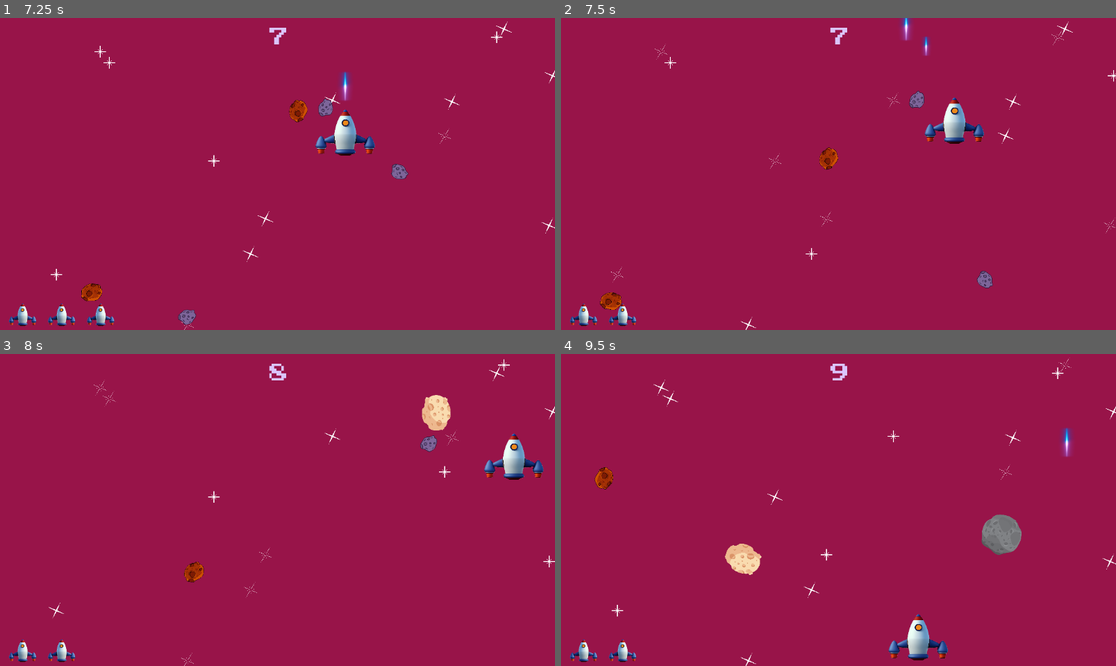
Above: before the commit, frames 1-4 (two rows, left to right).
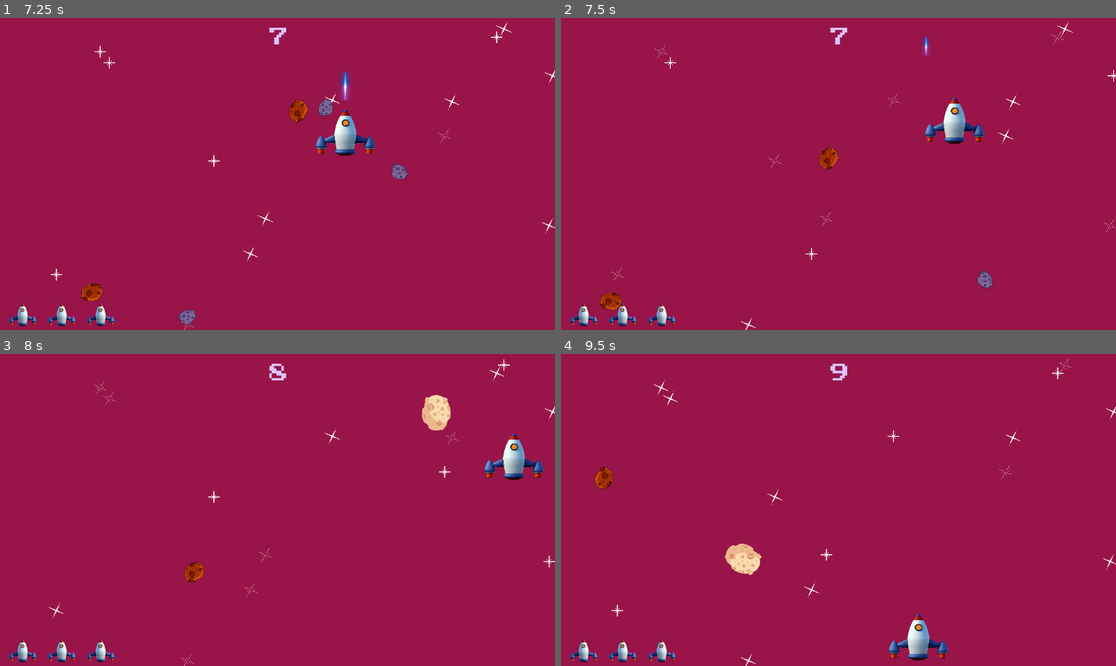
Above: after the commit, the same moments.

Repository: Alaa-Khaled210/Meteors-War
Game: Godot game, scene res://scense/level.tscn
The game is run twice, just before and just after one commit, with the same random seed, the same clock (stepped at 60 frames per second) and the same inputs.
Inputs:
- Up to frame 1 (7.25 s): hold Right (right) 0.53-1.28 s; hold Space (Shoot) 0.53-1.28 s; hold Down (down) 1.28-2.03 s; tap Space (Shoot) every 1.5 s from 1.35 to 5.85 s; hold Right (right) 2.03-2.78 s; hold Space (Shoot) 2.03-2.78 s; hold Up (up) 2.78-3.53 s; hold Space (Shoot) 3.53-4.28 s; hold Left (left) 3.53-5.03 s; hold Down (down) 5.03-5.78 s; hold Space (Shoot) 5.03-5.78 s; hold Right (right) 5.78-6.53 s; hold Up (up) from 6.53 s (still down); hold Space (Shoot) from 6.53 s (still down)
- Up to frame 2 (7.5 s): release Up (up) at 7.28 s; release Space (Shoot) at 7.28 s; hold Right (right) from 7.28 s (still down); tap Space (Shoot) at 7.35 s
- Up to frame 3 (8 s): keep holding Right (right)
- Up to frame 4 (9.5 s): release Right (right) at 8.03 s; hold Down (down) 8.03-8.78 s; hold Space (Shoot) 8.03-8.78 s; hold Left (left) from 8.78 s (still down); tap Space (Shoot) at 8.85 s

Frame 1 is identical in both runs. In frame 2, 0.4% of the frame differs, in the area x 15-66%, y 0-99%; in frame 3, 0.3%; in frame 4, 1.0%, in the area x 15-93%, y 23-99%.

Commit message:
laser destripute meteors

Diff:
--- a/scense/game_over.gd
+++ b/scense/game_over.gd
@@ -6,6 +6,10 @@
 func _ready() -> void:
 	$CenterContainer/VBoxContainer/Label2.text=$CenterContainer/VBoxContainer/Label2.text +str(Global.score)
 
-func _process(_delta: float) -> void:
-	if Input.is_action_just_pressed("Shoot"):
+#func _process(_delta: float) -> void:
+	#if Input.is_action_just_pressed("Shoot"):
+		#get_tree().change_scene_to_packed(level_scene)
+
+func _input(event: InputEvent) -> void:
+	if event.is_action_pressed("Shoot"):
 		get_tree().change_scene_to_packed(level_scene)
--- a/scense/level.gd
+++ b/scense/level.gd
@@ -40,7 +40,7 @@
 	health -=1
 	get_tree().call_group('Ui','set_health',health)
 	if health <=0 :
-		get_tree().change_scene_to_file("res://scense/game_over.tscn")
+		get_tree().call_deferred("change_scene_to_file","res://scense/game_over.tscn")
 
 func _on_player_laser(pos) -> void:
 	var laser = laser_scene.instantiate()
--- a/scense/meteor.gd
+++ b/scense/meteor.gd
@@ -26,3 +26,8 @@
 
 func _on_body_entered(_body: Node2D) -> void:
 	collision.emit()
+
+
+func _on_area_entered(area: Area2D) -> void:
+	area.queue_free()
+	queue_free()
--- a/scense/meteor.tscn
+++ b/scense/meteor.tscn
@@ -20,4 +20,5 @@
 position = Vector2(385, 234)
 shape = SubResource("CircleShape2D_jlb5q")
 
+[connection signal="area_entered" from="." to="." method="_on_area_entered"]
 [connection signal="body_entered" from="." to="." method="_on_body_entered"]
